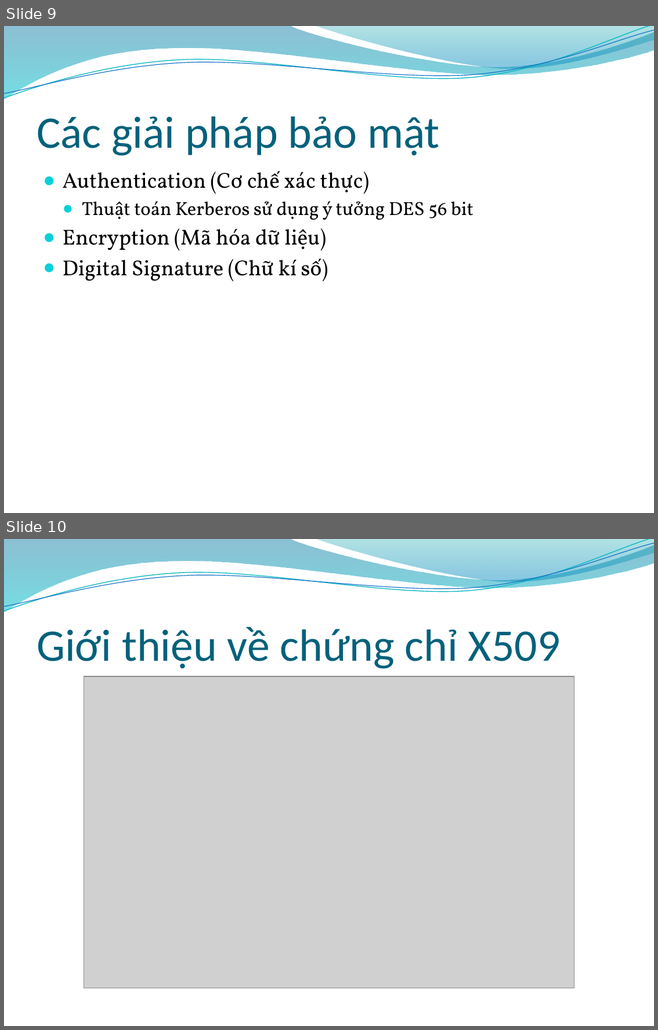
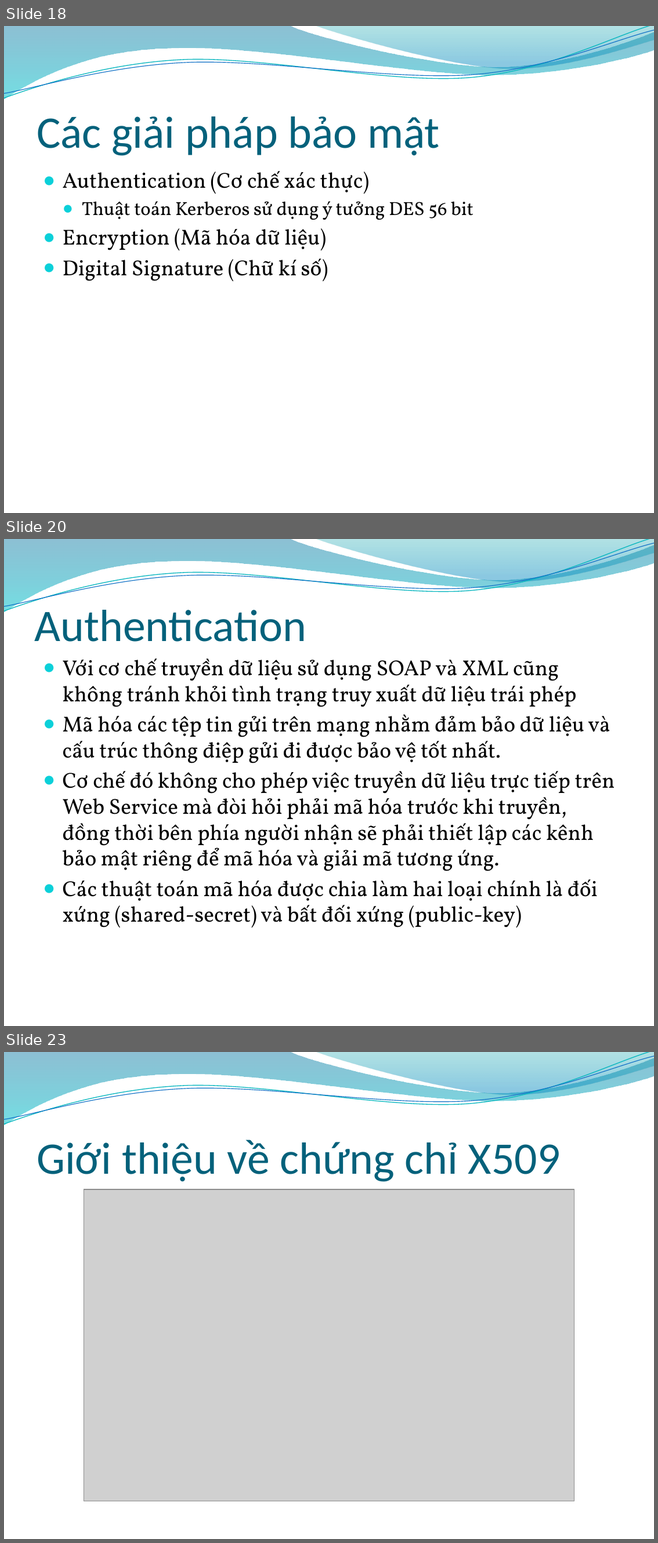
Before and after one commit to fast-link/bk-20102-assignment, a slide deck: An ninh mang/Bảo mật trong Web Service_Slide.pptx. Shown one above the other, each under a label of ours: slides 9 and 10 before the commit, slides 18, 20 and 23 after it; the slides between them are not shown. The pictures are 658x1030 and 658x1543 pixels, drawn with LibreOffice and Linux fonts; fonts in the diff are those of the drawing; grey boxes stand for pictures; background and template pictures are left out. Boxes give left, top, right and bottom in pixels: in the first picture for what was removed or moved away, otherwise in the second. Text is boxed around its words. In the diff, an @@ line names an element or a change of style, - is before the commit and + after.

```diff
--- a/An ninh mang/Bảo mật trong Web Service_Slide.pptx
+++ b/An ninh mang/Bảo mật trong Web Service_Slide.pptx
@@ slide 20 added at <box>4,539,654,1026</box>, background picture (left out); not listed: 4 template elements that a slide beside it also shows @@
@@ title added at <box>35,610,307,642</box>, 50 pt, text #04617B @@
+Authentication
@@ text added at <box>63,658,615,928</box>, 24 pt, text #000000 @@
+  ● Với cơ chế truyền dữ liệu sử dụng SOAP và XML cũng không tránh khỏi tình trạng truy xuất dữ liệu trái phép
+  ● Mã hóa các tệp tin gửi trên mạng nhằm đảm bảo dữ liệu và cấu trúc thông điệp gửi đi được bảo vệ tốt nhất.
+  ● Cơ chế đó không cho phép việc truyền dữ liệu trực tiếp trên Web Service mà đòi hỏi phải mã hóa trước khi truyền, đồng thời bên phía người nhận sẽ phải thiết lập các kênh bảo mật riêng để mã hóa và giải mã tương ứng.
+  ● Các thuật toán mã hóa được chia làm hai loại chính là đối xứng (shared-secret) và bất đối xứng (public-key)
@@ what was slide 9 is now slide 18 @@
@@ what was slide 10 is now slide 23 @@
```
Also in this commit, not shown: 1 slide changed, 24 other slides added, 1 other file.
